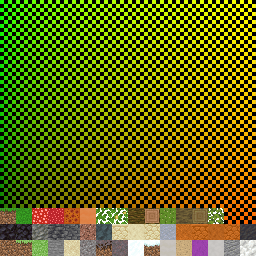
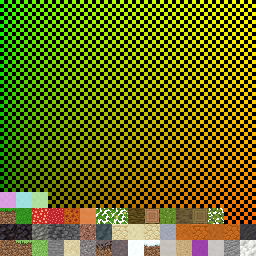
The second 256×256 image is a revision of the first. Changes to its layers:
painted on "blocks" over [left=0, top=192, right=48, bottom=208]
painted on "uv gradient" over [left=0, top=192, right=48, bottom=208]
